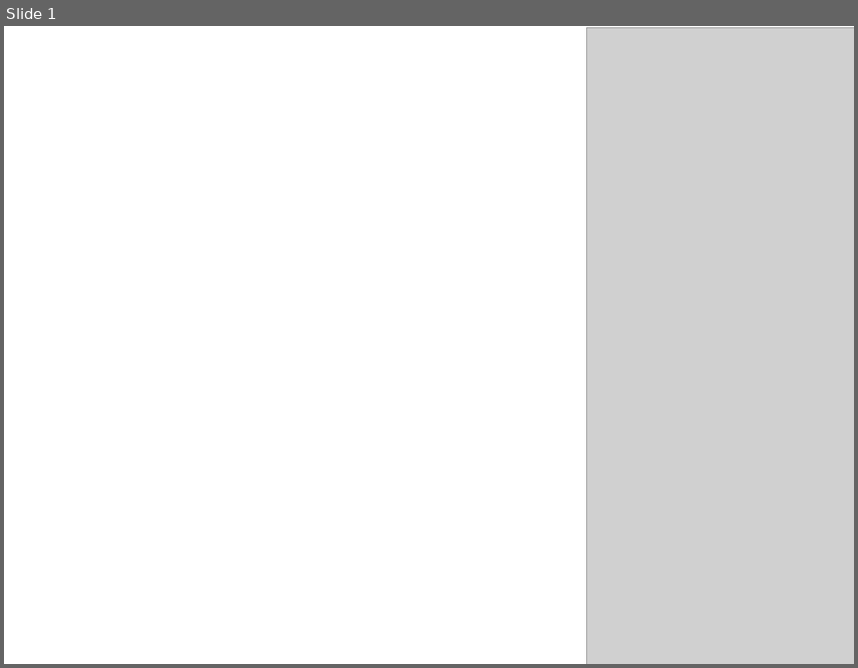
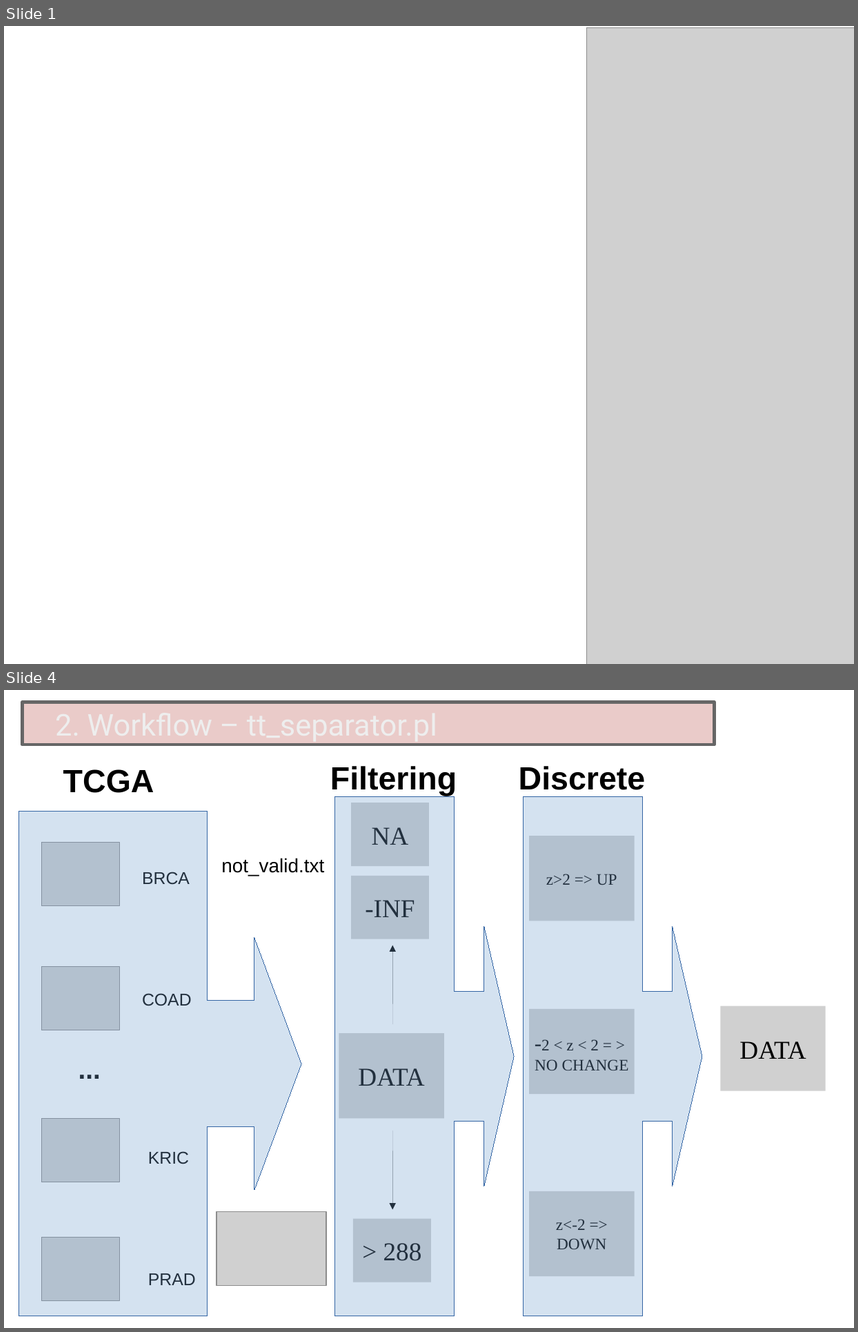
Before and after one commit to joanmarticarreras/AGB_naive_bayes, a slide deck: PPT.odp. Shown one above the other, each under a label of ours: slide 1 before the commit, slides 1 and 4 after it; the slides between them are not shown. The pictures are 858x668 and 858x1332 pixels, drawn with LibreOffice and Linux fonts; fonts in the diff are those of the drawing; grey boxes stand for pictures. Boxes give left, top, right and bottom in pixels: in the first picture for what was removed or moved away, otherwise in the second. Text is boxed around its words. In the diff, an @@ line names an element or a change of style, - is before the commit and + after.

```diff
--- a/PPT.odp
+++ b/PPT.odp
@@ slide 4 added at (4, 690, 854, 1328), background #FFFFFF @@
@@ rectangle added at (23, 702, 715, 745), fill #BA564D at 30% opacity, outline #666666 2.83 pt @@
@@ title added at (55, 704, 437, 744), 28 pt, text #EEEEEE @@
+2. Workflow – tt_separator.pl
@@ text added at (63, 769, 154, 793), 30 pt, text #000000, bold @@
+TCGA
@@ text added at (330, 766, 457, 796), 30 pt, text #000000, bold @@
+Filtering
@@ text added at (519, 766, 646, 790), 30 pt, text #000000, bold @@
+Discrete
@@ right arrow callout added at (19, 811, 302, 1316), fill #729FCF at 30% opacity, outline #3465A4 0 pt @@
@@ right arrow callout added at (335, 796, 514, 1316), fill #729FCF at 30% opacity, outline #3465A4 0 pt @@
@@ picture added at (351, 802, 429, 866), 24 pt, text #000000 @@
+NA
@@ right arrow callout added at (523, 796, 702, 1316), fill #729FCF at 30% opacity, outline #3465A4 0 pt @@
@@ picture added at (42, 842, 120, 905) @@
@@ picture added at (529, 836, 634, 920), 15 pt, text #000000 @@
+z>2 => UP
@@ text added at (142, 871, 190, 884), 16 pt, text #000000 @@
+BRCA
@@ text added at (221, 858, 324, 876), 18 pt, text #000000 @@
+not_valid.txt
@@ picture added at (351, 876, 429, 939), 24 pt, text #000000 @@
+-INF
@@ arrow added from (392, 1024) to (392, 945), #000000 0 pt @@
@@ picture added at (42, 967, 120, 1030) @@
@@ text added at (142, 993, 192, 1006), 16 pt, text #000000 @@
+COAD
@@ picture added at (529, 1009, 634, 1094), 15 pt, text #000000 @@
+-2 < z < 2 = >
+NO CHANGE
@@ picture added at (721, 1005, 826, 1090), 24 pt, text #000000 @@
+DATA
@@ picture added at (339, 1033, 444, 1118), 24 pt, text #000000 @@
+DATA
@@ text added at (71, 1049, 141, 1087), 25 pt, text #000000, bold @@
+...
@@ picture added at (42, 1119, 120, 1182) @@
@@ arrow added from (392, 1130) to (392, 1209), #000000 0 pt @@
@@ text added at (148, 1151, 189, 1164), 16 pt, text #000000 @@
+KRIC
@@ picture added at (529, 1192, 634, 1276), 15 pt, text #000000 @@
+z<-2 => DOWN
@@ picture added at (217, 1212, 326, 1285) @@
@@ picture added at (353, 1219, 431, 1281), 24 pt, text #000000 @@
+> 288
@@ picture added at (42, 1237, 120, 1300) @@
@@ text added at (148, 1273, 196, 1285), 16 pt, text #000000 @@
+PRAD
```
Also in this commit, not shown: 1 slide changed, 5 other slides added, 4 slides removed.
